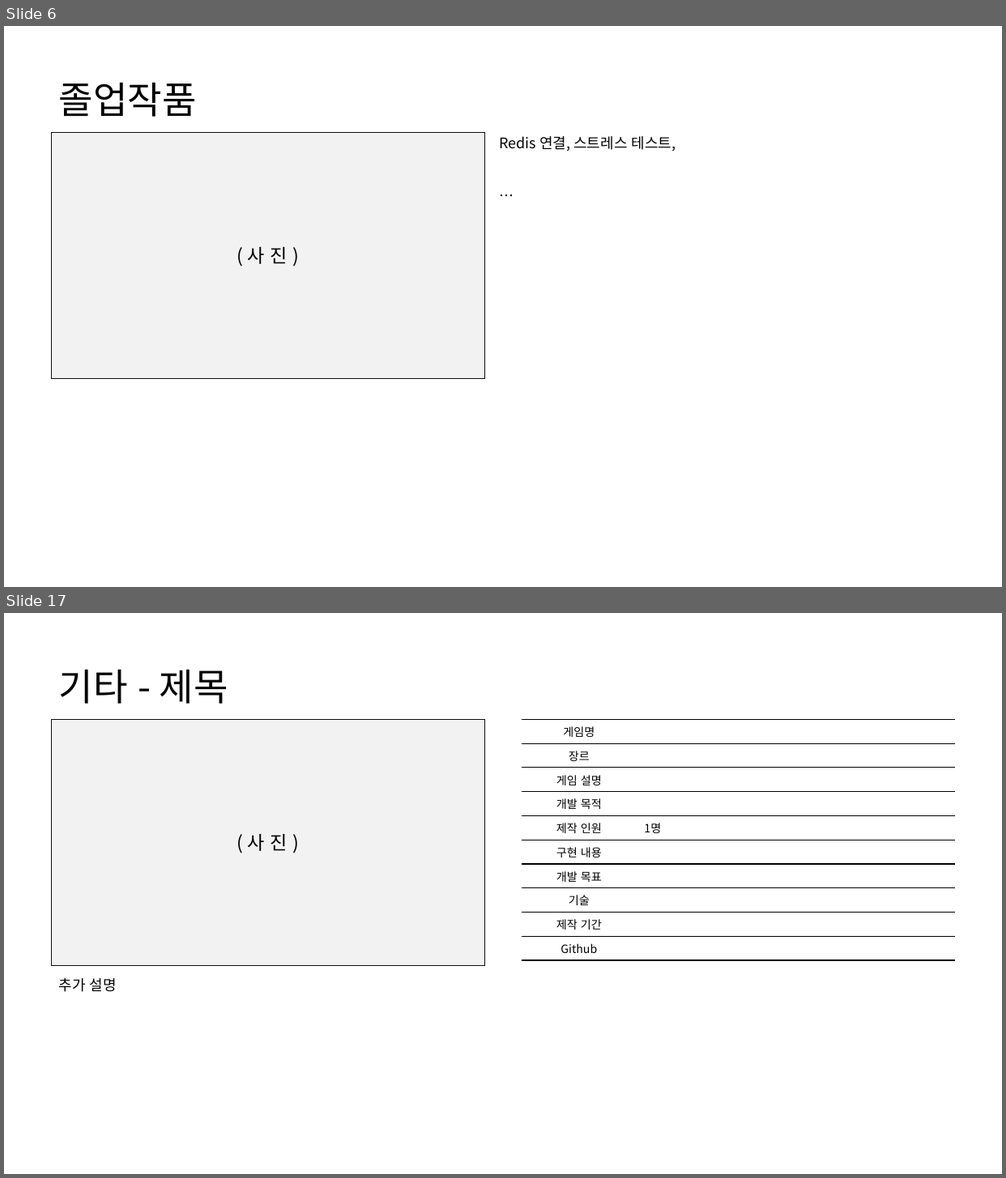
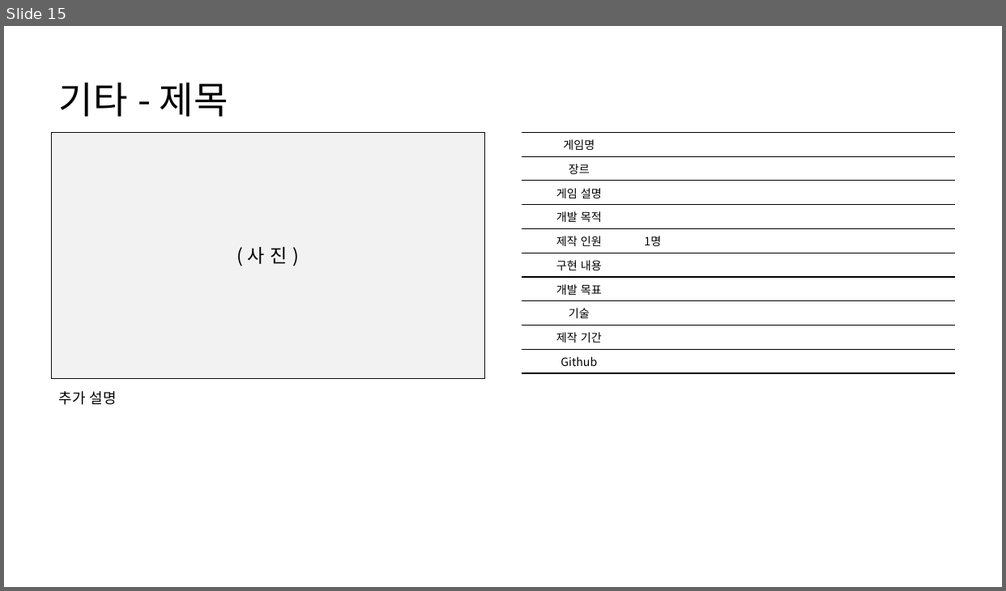
Before and after one commit to HK416/capstone_project, a slide deck: documents/포트폴리오/2020180028_이주형.pptx. Shown one above the other, each under a label of ours: slides 6 and 17 before the commit, slide 15 after it; the slides between them are not shown. The pictures are 1006x1178 and 1006x591 pixels, drawn with LibreOffice and Linux fonts; fonts in the diff are those of the drawing. Boxes give left, top, right and bottom in pixels: in the first picture for what was removed or moved away, otherwise in the second. Text is boxed around its words. In the diff, an @@ line names an element or a change of style, - is before the commit and + after.

```diff
--- a/documents/포트폴리오/2020180028_이주형.pptx
+++ b/documents/포트폴리오/2020180028_이주형.pptx
@@ slide 6 removed at [4, 26, 1002, 587], background #FFFFFF @@
@@ title removed at [59, 82, 197, 117] @@
-졸업작품
@@ rectangle removed at [51, 132, 484, 378] @@
-( 사 진 )
@@ text removed at [499, 136, 676, 152] @@
-Redis 연결, 스트레스 테스트,
-…
@@ what was slide 17 is now slide 15 @@
```
Also in this commit, not shown: 10 slides changed, 4 slides added, 5 other slides removed.
